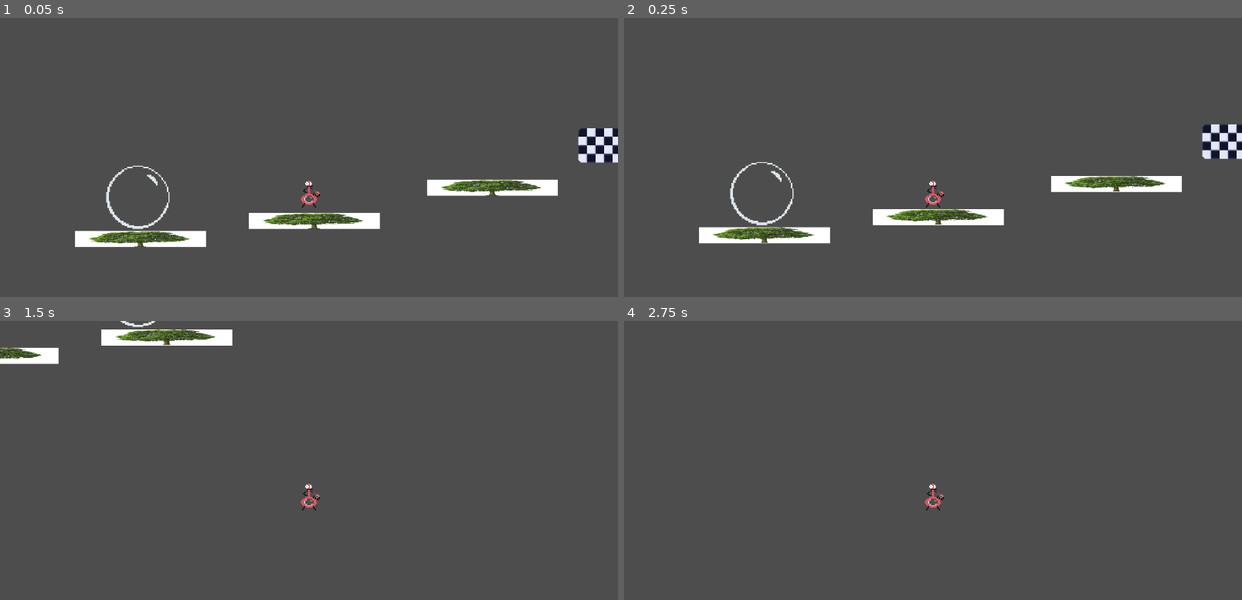
Above: before the commit, frames 1-4 (two rows, left to right).
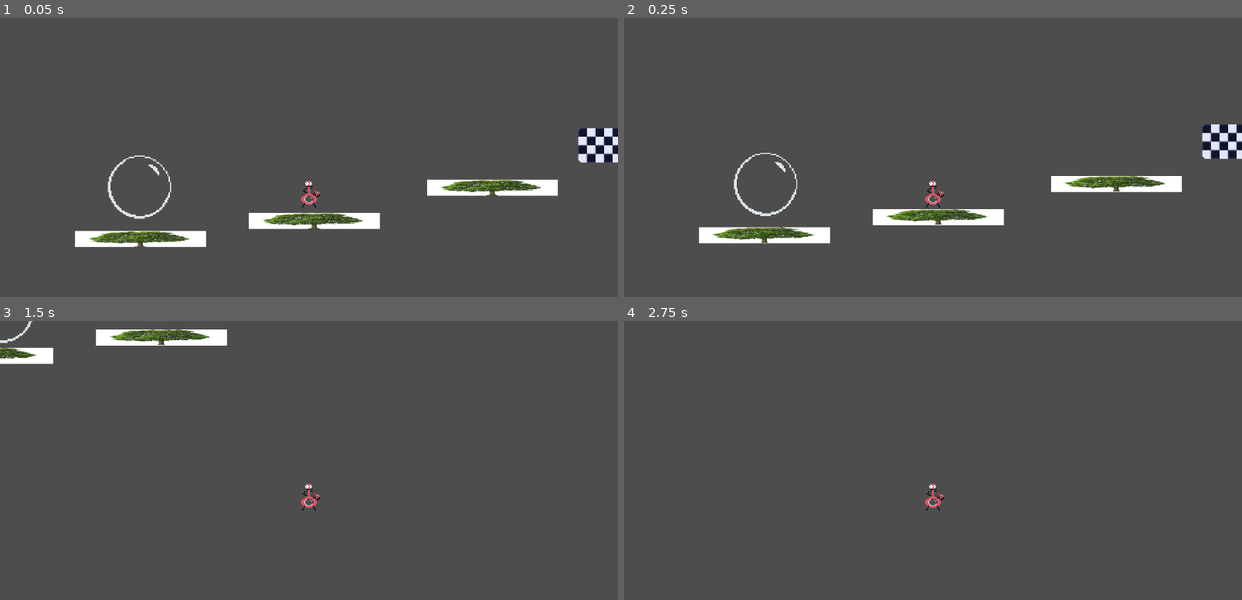
Above: after the commit, the same moments.

Repository: home-gamejam/global-gamejam-202501
Game: Godot game, scene res://main.tscn
The game is run twice, just before and just after one commit, with the same random seed, the same clock (stepped at 60 frames per second) and the same inputs.
Inputs:
- Up to frame 1 (0.05 s): no input
- Up to frame 2 (0.25 s): no input
- Up to frame 3 (1.5 s): tap Enter (ui_accept) at 0.5, 0.77 s; hold Right (ui_right) from 0.53 s (still down)
- Up to frame 4 (2.75 s): tap Enter (ui_accept) at 1.52, 2 s; release Right (ui_right) at 2.03 s; hold Left (ui_left) from 2.03 s (still down)

The runs differ from the first frame. In frame 1, 0.6% of the frame differs, in the area x 17-28%, y 49-76%; in frame 2, 0.6%; in frame 3, 0.8%, in the area x 0-38%, y 0-16%; in frame 4, nothing differs.

Commit message:
latest

Diff:
--- a/bubble/area_2d.gd
+++ b/bubble/area_2d.gd
@@ -14,6 +14,6 @@
 	print("lalala")
 
 func _physics_process(delta: float) -> void:
-	velocity.x = 1
-	velocity.y = 0
+	velocity.x = 10
+	velocity.y = 5
 	move_and_slide()
--- a/bubble/area_2d.tscn
+++ b/bubble/area_2d.tscn
@@ -1,13 +1,18 @@
-[gd_scene load_steps=4 format=3 uid="uid://c4yolkw8rasio"]
+[gd_scene load_steps=5 format=3 uid="uid://c4yolkw8rasio"]
 
-[ext_resource type="Script" path="res://character_body_2d.gd" id="1_imbyc"]
+[ext_resource type="Script" path="res://area_2d.gd" id="1_emhyq"]
 [ext_resource type="Texture2D" uid="uid://cfsvk2ckukn5n" path="res://sprites/bubble.png" id="1_m44h2"]
 
 [sub_resource type="CircleShape2D" id="CircleShape2D_c4b6f"]
 radius = 30.0666
 
+[sub_resource type="RectangleShape2D" id="RectangleShape2D_mydov"]
+size = Vector2(42, 11)
+
 [node name="bubble" type="CharacterBody2D"]
-script = ExtResource("1_imbyc")
+collision_layer = 2
+collision_mask = 2
+script = ExtResource("1_emhyq")
 
 [node name="Sprite2D" type="Sprite2D" parent="."]
 position = Vector2(-154.5, 15.5)
@@ -16,12 +21,14 @@
 
 [node name="Area2D" type="Area2D" parent="."]
 
-[node name="CollisionShape2D" type="CollisionShape2D" parent="Area2D"]
+[node name="bubble eyes" type="CollisionShape2D" parent="Area2D"]
 position = Vector2(-154, 16)
 shape = SubResource("CircleShape2D_c4b6f")
 
-[node name="CollisionShape2D" type="CollisionShape2D" parent="."]
-position = Vector2(-154, 16)
-shape = SubResource("CircleShape2D_c4b6f")
+[node name="StaticBody2D" type="AnimatableBody2D" parent="."]
+
+[node name="CollisionShape2D" type="CollisionShape2D" parent="StaticBody2D"]
+position = Vector2(-153, 42)
+shape = SubResource("RectangleShape2D_mydov")
 
 [connection signal="body_entered" from="Area2D" to="." method="_on_area_2d_body_entered"]
--- a/bubble/bubble boy.tscn
+++ b/bubble/bubble boy.tscn
@@ -4,7 +4,7 @@
 [ext_resource type="Texture2D" uid="uid://yufnixtctbeh" path="res://sprites/bubbleBoy.png" id="2_0b750"]
 
 [sub_resource type="RectangleShape2D" id="RectangleShape2D_4j3m7"]
-size = Vector2(33, 31)
+size = Vector2(19, 31)
 
 [node name="CharacterBody2D" type="CharacterBody2D"]
 script = ExtResource("1_ctl7h")
@@ -16,4 +16,5 @@
 hframes = 7
 
 [node name="CollisionShape2D" type="CollisionShape2D" parent="."]
+position = Vector2(1.5, 0)
 shape = SubResource("RectangleShape2D_4j3m7")
--- a/bubble/main.tscn
+++ b/bubble/main.tscn
@@ -138,3 +138,4 @@
 layer_0/tile_data = PackedInt32Array(-131051, 131072, 2, -196587, 131072, 0, -131052, 65536, 2, -196588, 65536, 0, -131053, 65536, 2, -196589, 65536, 0, -131054, 65536, 2, -196590, 65536, 0, -131055, 65536, 2, -196591, 65536, 0, -131056, 0, 2, -196592, 0, 0)
 
 [node name="bubble" parent="." instance=ExtResource("3_opy8k")]
+position = Vector2(1, -9)
--- a/bubble/wood.tscn
+++ b/bubble/wood.tscn
@@ -6,6 +6,8 @@
 size = Vector2(123, 16)
 
 [node name="StaticBody2D" type="StaticBody2D"]
+collision_layer = 3
+collision_mask = 3
 
 [node name="Sprite2D" type="Sprite2D" parent="."]
 position = Vector2(10, 38.5)
